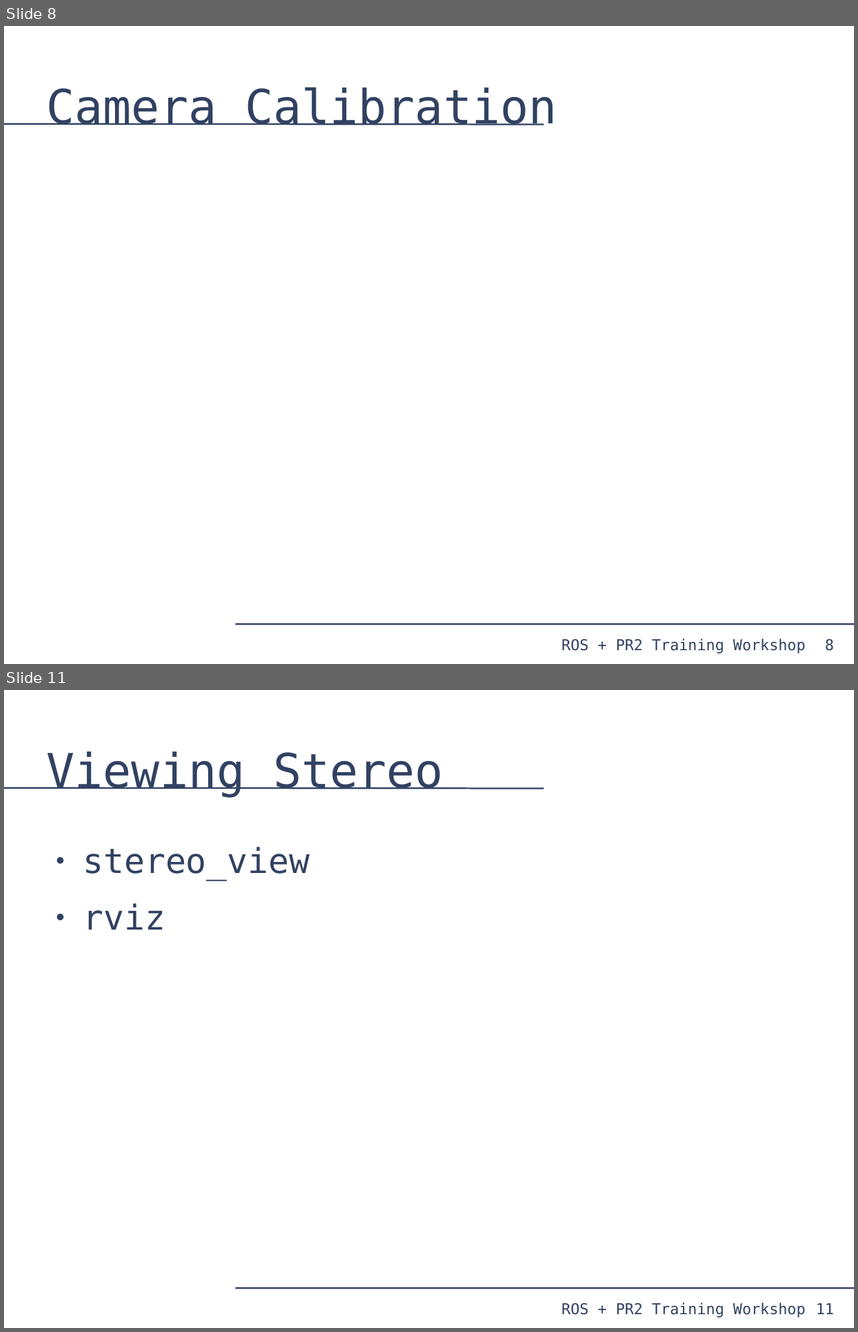
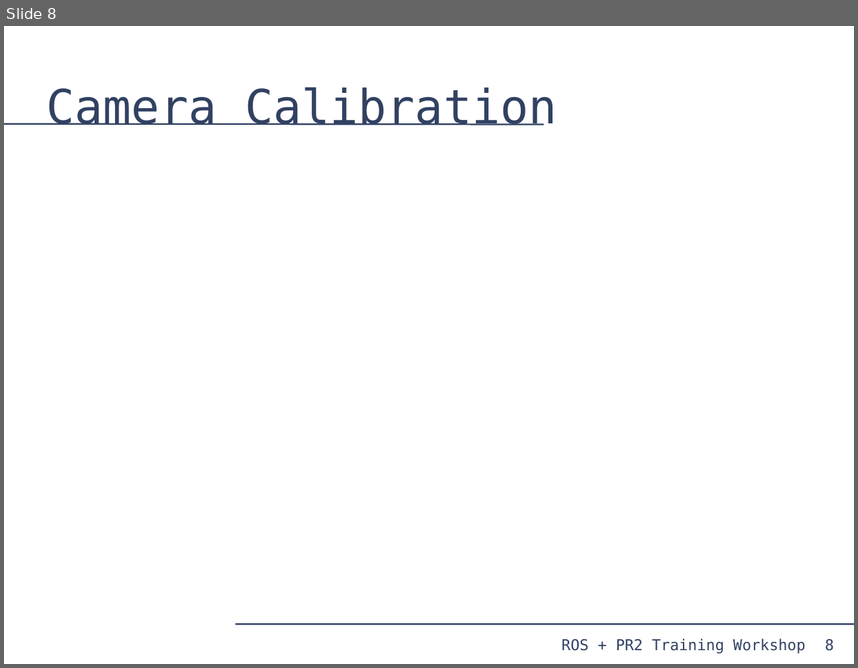
Before and after one commit to PR2/pr2_docs, a slide deck: pr2_training_workshop/processing_camera_data/slides.odp. Shown one above the other, each under a label of ours: slides 8 and 11 before the commit, slide 8 after it; the slides between them are not shown. The pictures are 858x1332 and 858x668 pixels, drawn with LibreOffice and Linux fonts; fonts in the diff are those of the drawing. Boxes give left, top, right and bottom in pixels: in the first picture for what was removed or moved away, otherwise in the second. Text is boxed around its words. In the diff, an @@ line names an element or a change of style, - is before the commit and + after.

```diff
--- a/pr2_training_workshop/processing_camera_data/slides.odp
+++ b/pr2_training_workshop/processing_camera_data/slides.odp
@@ slide 11 removed at bbox=[4, 690, 854, 1328], background #FFFFFF; not listed: 4 template elements that a slide beside it also shows @@
@@ title removed at bbox=[47, 751, 444, 797] @@
-Viewing Stereo
@@ text removed at bbox=[83, 847, 310, 929] @@
-● stereo_view
-● rviz
```
Also in this commit, not shown: 13 slides changed, 4 slides added.
